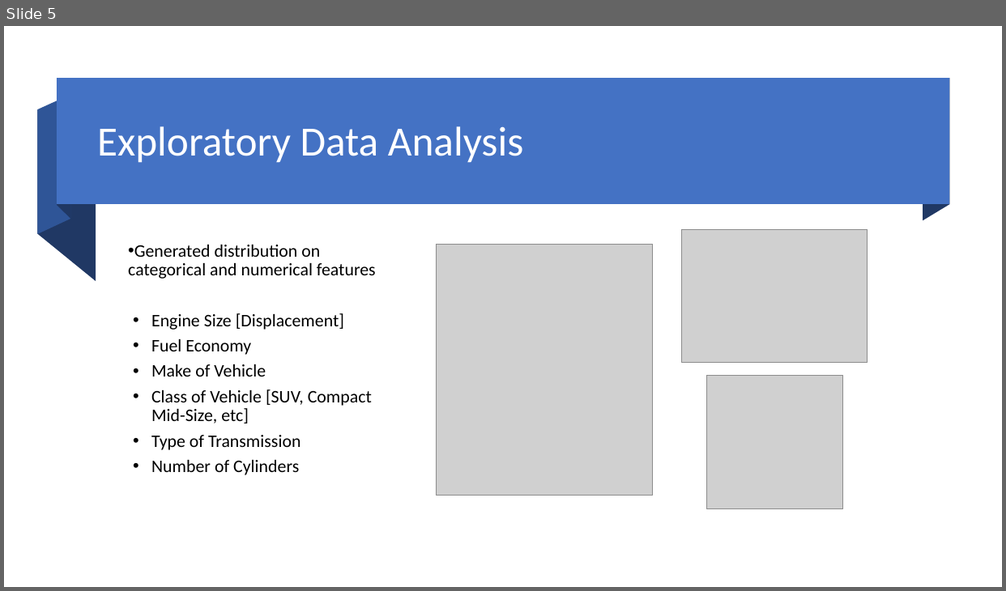
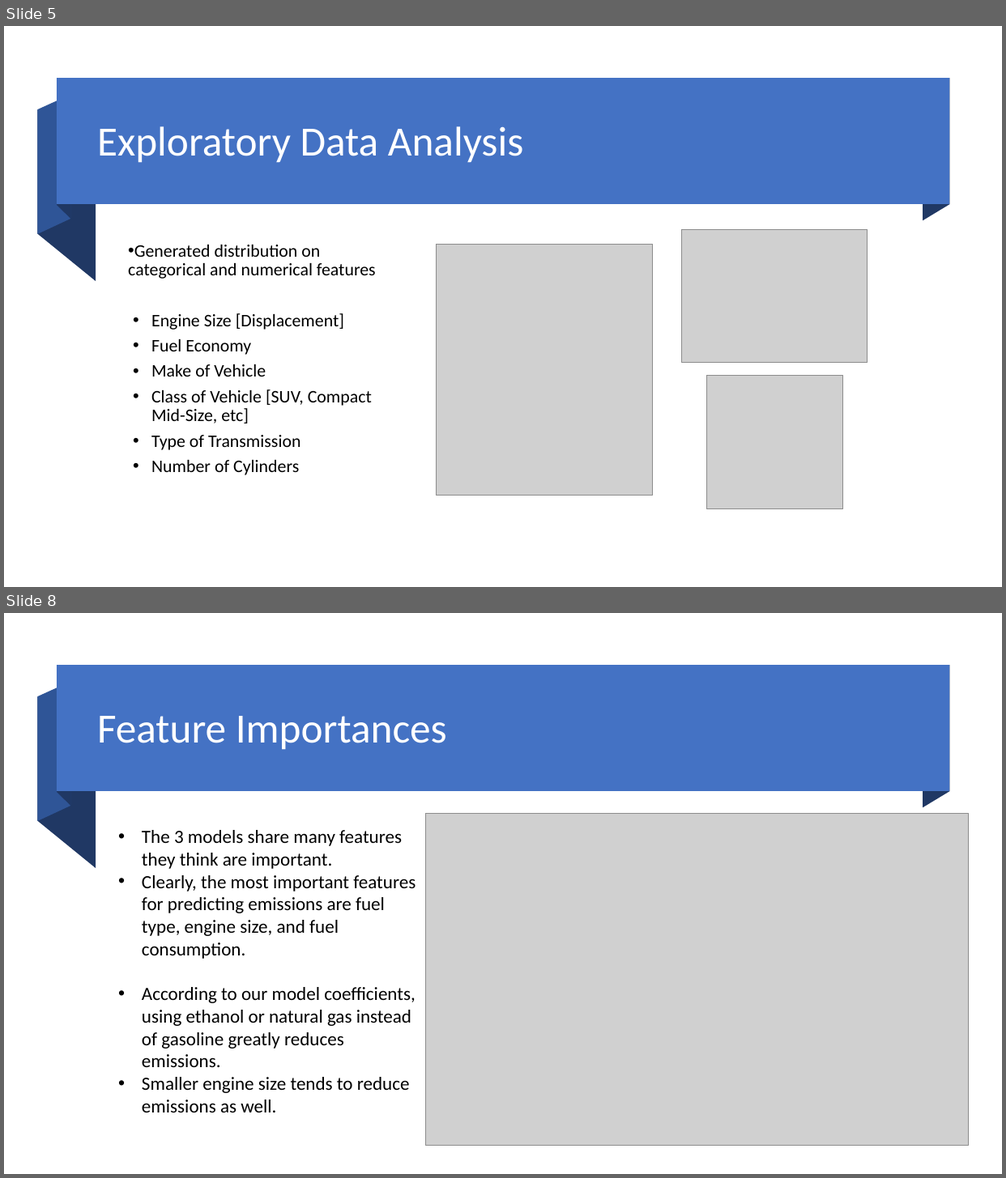
Before and after one commit to djlofland/DS621_F2020_Group3, a slide deck: Final Project/Group_3_FinalProject.pptx. Shown one above the other, each under a label of ours: slide 5 before the commit, slides 5 and 8 after it; the slides between them are not shown. The pictures are 1006x591 and 1006x1178 pixels, drawn with LibreOffice and Linux fonts; fonts in the diff are those of the drawing; grey boxes stand for pictures. Boxes give left, top, right and bottom in pixels: in the first picture for what was removed or moved away, otherwise in the second. Text is boxed around its words. In the diff, an @@ line names an element or a change of style, - is before the commit and + after.

Commit message:
added model slides

```diff
--- a/Final Project/Group_3_FinalProject.pptx
+++ b/Final Project/Group_3_FinalProject.pptx
@@ slide 8 added at (x1=4, y1=613, x2=1002, y2=1174), background #FFFFFF @@
@@ group added at (x1=38, y1=666, x2=949, y2=868): 4 freeform shapes, 1 rectangle @@
@@ title added at (x1=97, y1=716, x2=447, y2=750), 40 pt, text #FFFFFF @@
+Feature Importances
@@ text added at (x1=142, y1=830, x2=415, y2=1113), 18 pt, text #000000 @@
+• The 3 models share many features they think are important.
+• Clearly, the most important features for predicting emissions are fuel type, engine size, and fuel consumption.
+• According to our model coefficients, using ethanol or natural gas instead of gasoline greatly reduces emissions.
+• Smaller engine size tends to reduce emissions as well.
@@ picture added at (x1=425, y1=814, x2=969, y2=1146) @@
```
Also in this commit, not shown: 2 other slides added.
